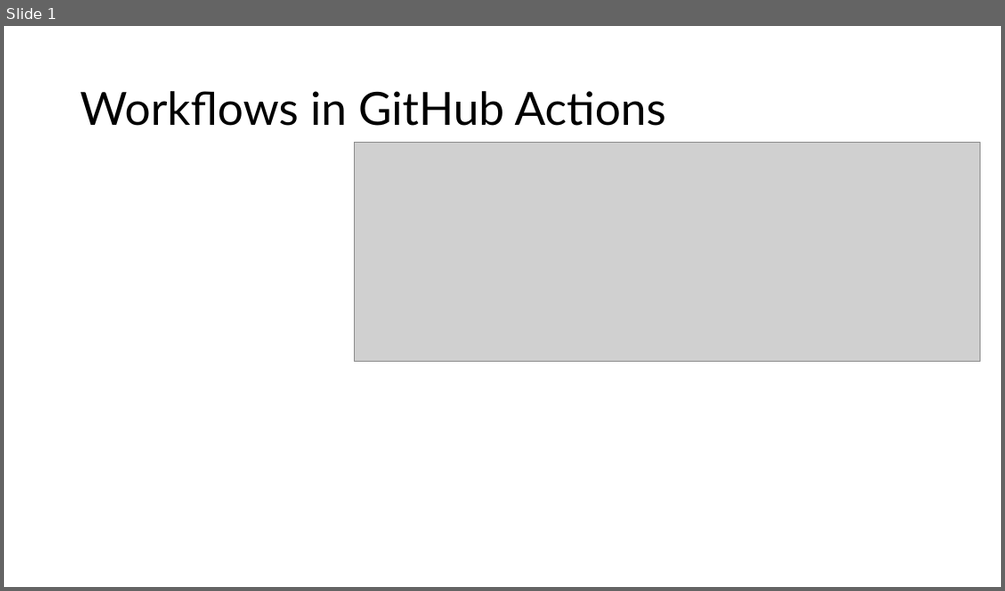
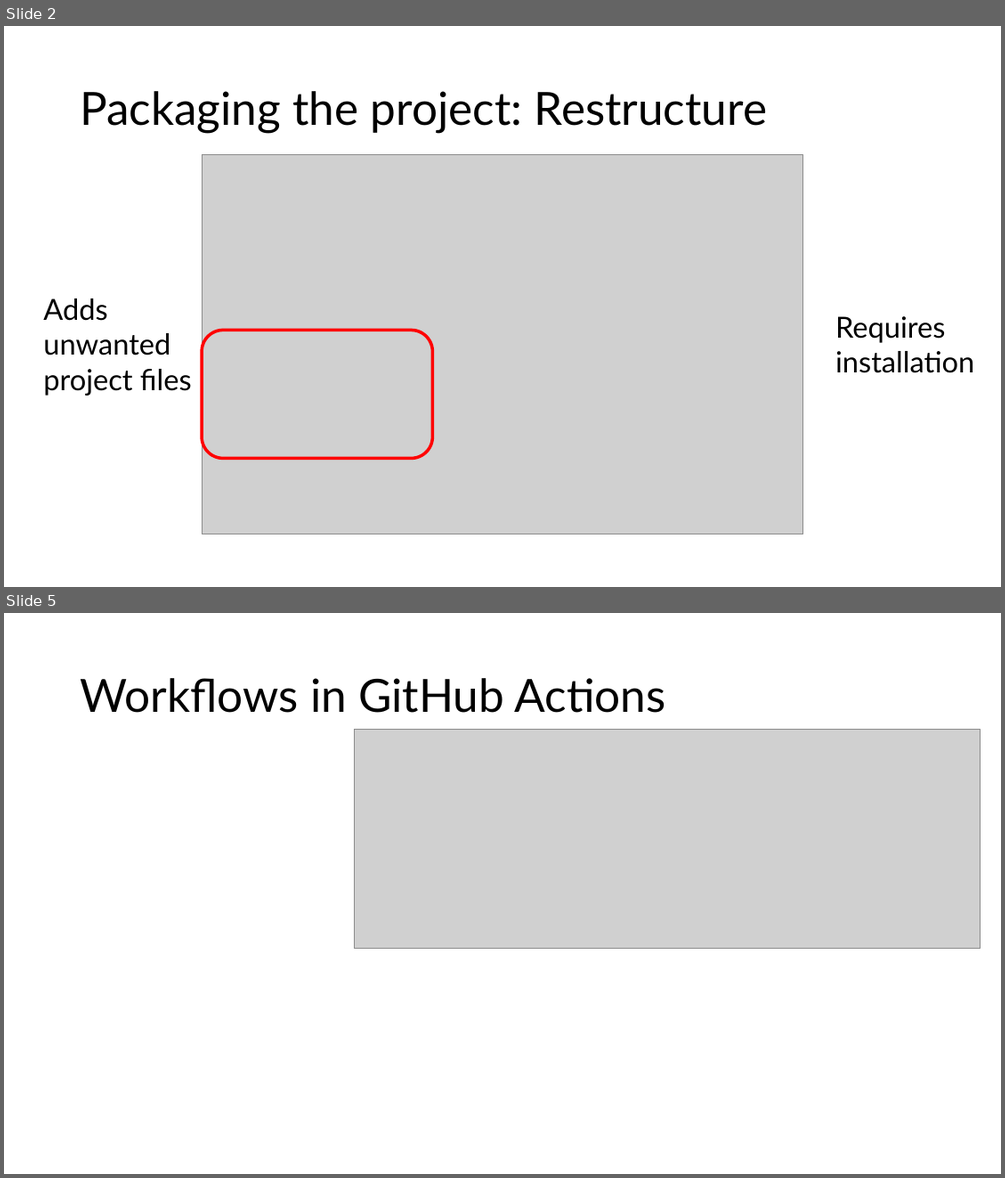
Before and after one commit to haberzdomi/CI-pipeline_project, a slide deck: Präsentation1.pptx. Shown one above the other, each under a label of ours: slide 1 before the commit, slides 2 and 5 after it; the slides between them are not shown. The pictures are 1005x591 and 1005x1178 pixels, drawn with LibreOffice and Linux fonts; fonts in the diff are those of the drawing; grey boxes stand for pictures. Boxes give left, top, right and bottom in pixels: in the first picture for what was removed or moved away, otherwise in the second. Text is boxed around its words. In the diff, an @@ line names an element or a change of style, - is before the commit and + after.

Commit message:
Add packaging and act part to presentation

```diff
--- a/Präsentation1.pptx
+++ b/Präsentation1.pptx
@@ slide 2 added at <box>4,26,1001,587</box>, background #FFFFFF @@
@@ title added at <box>80,91,767,133</box>, 44 pt, text #000000 @@
+Packaging the project: Restructure
@@ picture added at <box>202,155,803,534</box> @@
@@ text added at <box>43,298,192,395</box>, 28 pt, text #000000 @@
+Adds unwanted project files
@@ text added at <box>835,316,974,373</box>, 28 pt, text #000000 @@
+Requires installation
@@ rounded rectangle added at <box>202,329,432,458</box>, outline #FF0000 3 pt @@
@@ what was slide 1 is now slide 5 @@
```
Also in this commit, not shown: 4 other slides added.
